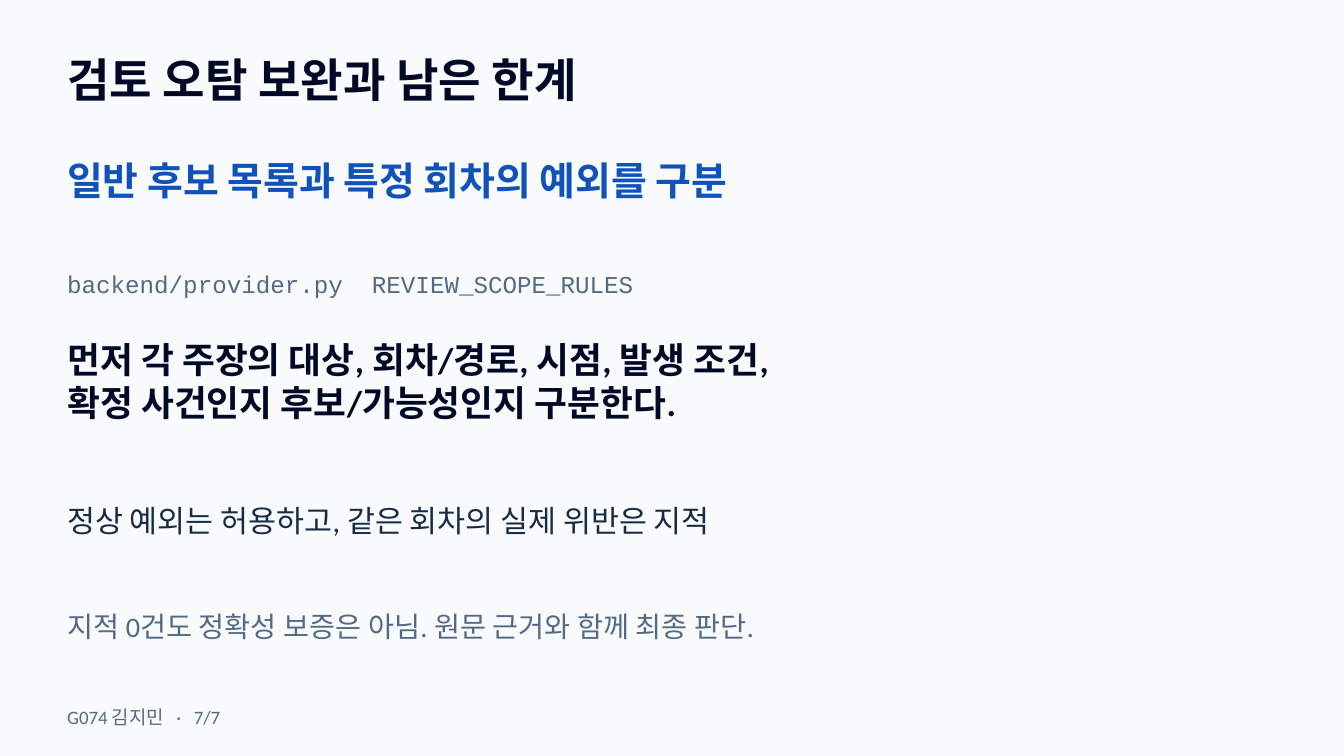
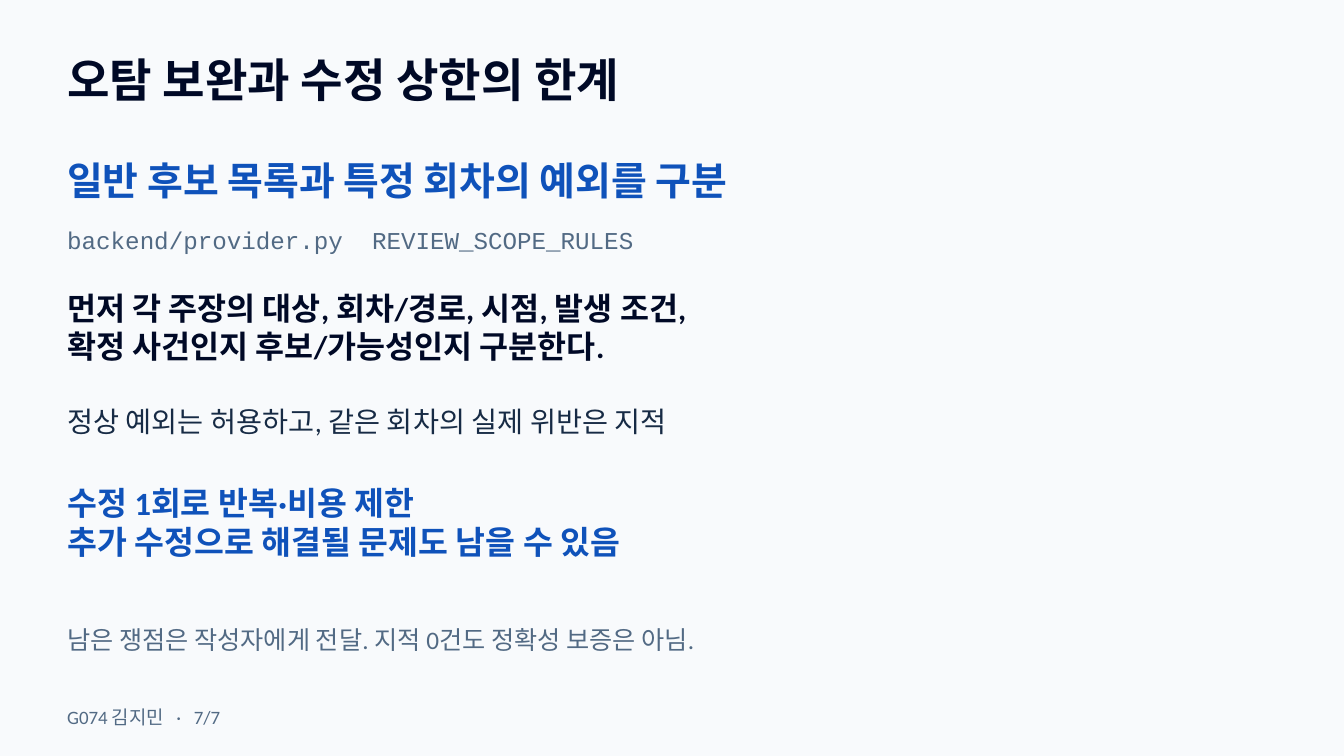
Before and after one commit to OMGimin/loreforge, a slide deck: slide 7 of docs/presentation/LoreForge-G074-KimJimin.pptx. Drawn at 1344x756 pixels with LibreOffice and Linux fonts; fonts in the diff are those of the drawing. Boxes give left, top, right and bottom in pixels: in the first picture for what was removed or moved away, otherwise in the second. Text is boxed around its words. In the diff, an @@ line names an element or a change of style, - is before the commit and + after.

Commit message:
docs(presentation): show routing conditions and concrete design tradeoffs
변경 내용
- 3장에 최신 생성 결과 관계도와 원문 검토 화면을 함께 배치했다.
- 4장에 실제 route 조건식과 조건부 연결 코드를 표시해 수정 판단의 세 조건을 설명하도록 바꿨다.
- 6·7장에 전체 기준의 비용·지연과 수정 상한으로 남을 수 있는 문제를 명시했다.
- 발표 대본과 7개 발표자 노트를 동기화하고 7장·285초 목표 배분을 유지했다.

변경 이유
- 평가자가 구현 결과와 코드의 실제 판단 로직, 설계 선택의 대가를 발표 안에서 확인할 수 있도록 보완했다.

검증
- PPTX 구조·레이아웃·폰트·재가져오기 검사 통과, 7장 전체 렌더링 확인.
- 슬라이드 route 조건식을 AST로 파싱해 실제 workflow.py의 조건식과 동일함을 확인했다.
- 대본과 노트 일치, 화면 시간 표시 없음, 변경 대상 밖 1·2·5장 픽셀 동일성을 확인했다.
- 대본 공백 제외 1,371자, 목표 285초. 실제 낭독 시간과 PowerPoint 네이티브 발표 환경은 측정하지 않았다.

주의사항
- 화면은 과거 공개 실제 API 저장 결과의 최신 UI 재열람이며 신규 생성 품질 검증이 아니다.

```diff
--- a/docs/presentation/LoreForge-G074-KimJimin.pptx
+++ b/docs/presentation/LoreForge-G074-KimJimin.pptx
@@ text at <box>67,58,619,101</box>: text changed @@
-검토 오탐 보완과 남은 한계
+오탐 보완과 수정 상한의 한계
@@ text "backend/provider.py REVIEW_SCOPE_RULES": place and size @@
-text "backend/provider.py REVIEW_SCOPE_RULES" at <box>67,276,633,298</box>
+text "backend/provider.py REVIEW_SCOPE_RULES" at <box>67,232,633,254</box>
@@ text "먼저 각 주장의 대상, 회차/경로, ...": place and size @@
-text "먼저 각 주장의 대상, 회차/경로, ..." at <box>67,343,769,420</box>
+text "먼저 각 주장의 대상, 회차/경로, ..." at <box>67,293,686,361</box>
@@ text "먼저 각 주장의 대상, 회차/경로, ..." at <box>67,293,686,361</box>: size 25.5 to 22.5 pt @@
@@ text "정상 예외는 허용하고, 같은 회차의 ...": place and size @@
-text "정상 예외는 허용하고, 같은 회차의 ..." at <box>67,507,710,536</box>
+text "정상 예외는 허용하고, 같은 회차의 ..." at <box>67,408,667,436</box>
@@ text "정상 예외는 허용하고, 같은 회차의 ..." at <box>67,408,667,436</box>: size 21.8 to 20.2 pt @@
@@ text added at <box>67,487,620,557</box>, 23.2 pt, text #0F52BA, bold @@
+수정 1회로 반복·비용 제한
+추가 수정으로 해결될 문제도 남을 수 있음
@@ text at <box>67,628,695,651</box>: text changed; size 20.2 to 18 pt @@
-지적 0건도 정확성 보증은 아님. 원문 근거와 함께 최종 판단.
+남은 쟁점은 작성자에게 전달. 지적 0건도 정확성 보증은 아님.
```
Also in this commit, not shown: 3 other slides changed, 1 other file.
